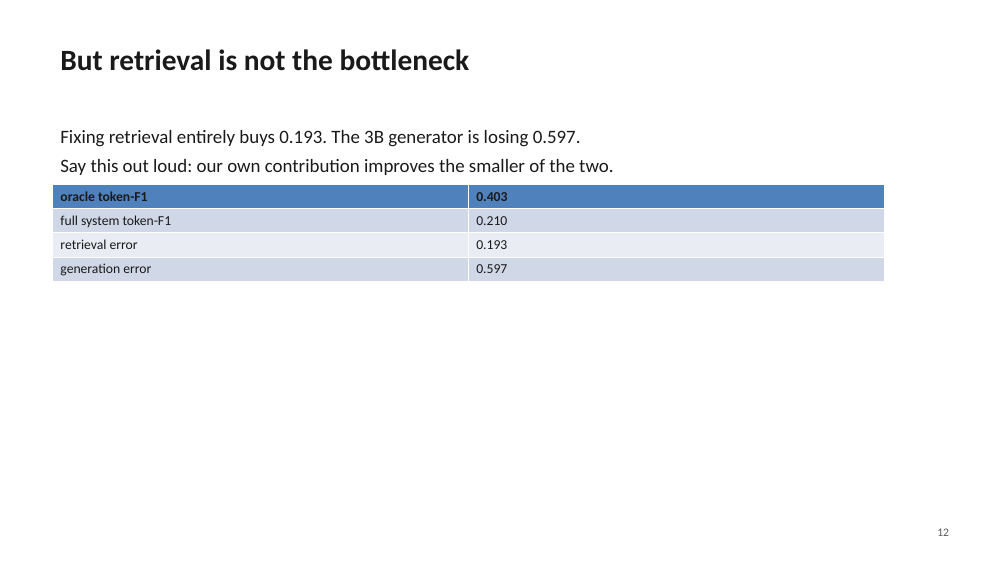
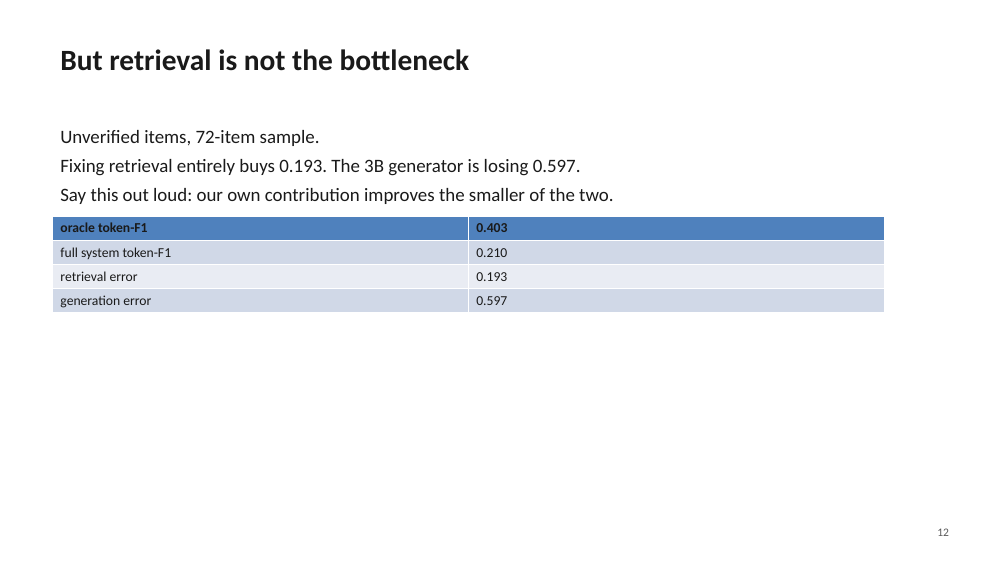
Before and after one commit to dhruvv1402/IndicRAG-QA, a slide deck: slide 12 of paper/IndicRAG-QA-slides.pptx. Drawn at 1008x567 pixels with LibreOffice and Linux fonts; fonts in the diff are those of the drawing. Boxes give left, top, right and bottom in pixels: in the first picture for what was removed or moved away, otherwise in the second. Text is boxed around its words. In the diff, an @@ line names an element or a change of style, - is before the commit and + after.

```diff
--- a/paper/IndicRAG-QA-slides.pptx
+++ b/paper/IndicRAG-QA-slides.pptx
@@ text at (60, 130, 320, 146): paragraph added @@
+Unverified items, 72-item sample.
@@ table: place and size @@
-table at (53, 185, 885, 281)
+table at (53, 216, 885, 313)
```
Also in this commit, not shown: 8 other slides changed, 6 other files.
